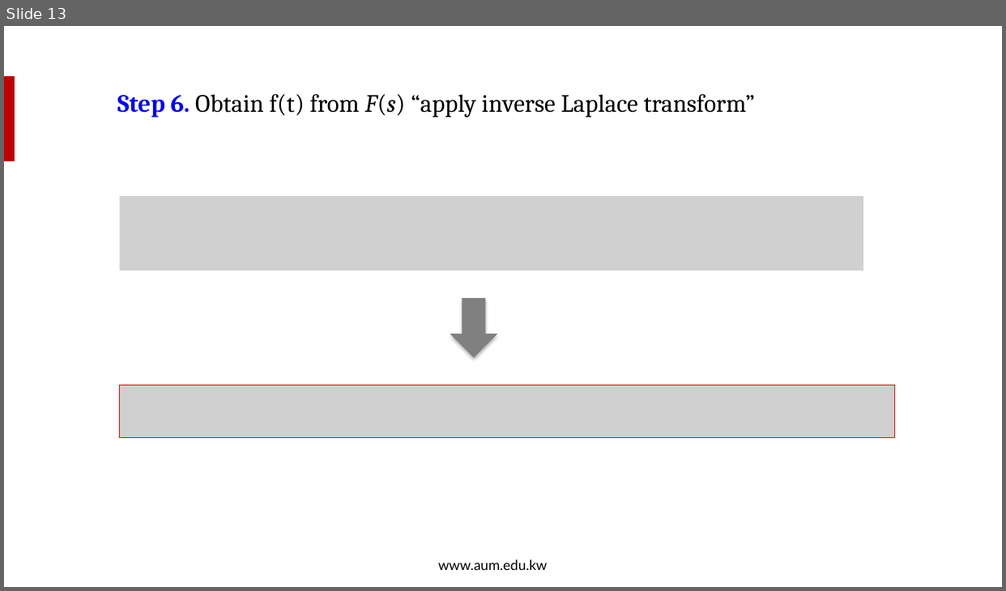
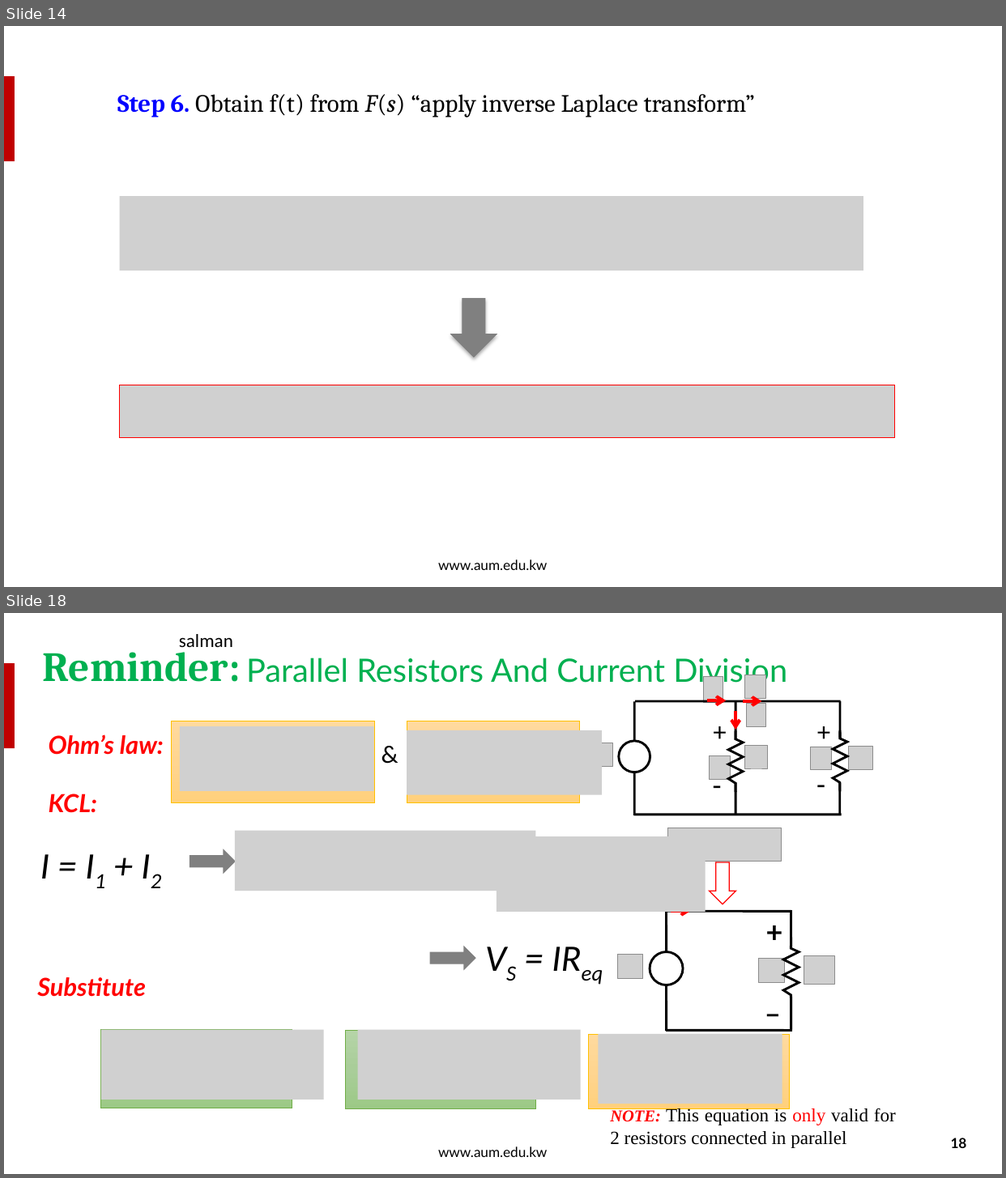
Before and after one commit to salmanrazzaq1993/AUM-WORK, a slide deck: PP WORK/Instructor Version/Week 3/Week 3 Lecture 2 - ILT.pptx. Shown one above the other, each under a label of ours: slide 13 before the commit, slides 14 and 18 after it; the slides between them are not shown. The pictures are 1006x591 and 1006x1178 pixels, drawn with LibreOffice and Linux fonts; fonts in the diff are those of the drawing; grey boxes stand for pictures; background and template pictures are left out. Boxes give left, top, right and bottom in pixels: in the first picture for what was removed or moved away, otherwise in the second. Text is boxed around its words. In the diff, an @@ line names an element or a change of style, - is before the commit and + after.

```diff
--- a/PP WORK/Instructor Version/Week 3/Week 3 Lecture 2 - ILT.pptx
+++ b/PP WORK/Instructor Version/Week 3/Week 3 Lecture 2 - ILT.pptx
@@ slide 18 added at (4,613,1002,1174), background picture (left out); not listed: 2 template elements that a slide beside it also shows @@
@@ text added at (179,634,233,653), 18 pt, text #000000 @@
+salman
@@ text added at (43,643,241,682), 40 pt, text #00B050, bold @@
+Reminder:
@@ text added at (246,658,787,688), 31 pt, text #00B050 @@
+Parallel Resistors And Current Division
@@ rectangle added at (172,721,374,803), fill gradient #FFDB9E to #FFD590 to #FFD07C, outline #FFC000 0.5 pt @@
@@ picture added at (180,726,374,791) @@
@@ rectangle added at (407,721,580,803), fill gradient #FFDB9E to #FFD590 to #FFD07C, outline #FFC000 0.5 pt @@
@@ picture added at (407,730,602,795) @@
@@ group added at (588,675,872,815): 8 pictures, 8 lines, 3 arrows, 2 texts, 2 freeform shapes, 1 ellipse @@
++
+-
++
+-
@@ text added at (49,735,164,755), 24 pt, text #FF0000, bold, italic @@
+Ohm’s law:
@@ text added at (374,735,406,772), 24 pt, text #000000 @@
+&
@@ text added at (49,794,98,813), 24 pt, text #FF0000, bold, italic @@
+KCL:
@@ picture added at (235,831,535,892) @@
@@ picture added at (668,828,782,861) @@
@@ text added at (40,854,50,879), 36 pt, text #000000, italic @@
+I = I1 + I2
@@ right arrow added at (189,850,235,873), fill #808080, outline #808080 1 pt @@
@@ picture added at (496,837,705,912) @@
@@ right arrow added at (710,862,736,905), outline #FF0000 1 pt @@
@@ group added at (617,884,835,1031): 6 lines, 4 pictures, 1 ellipse, 1 text, 1 freeform shape, 1 arrow @@
++
+_
@@ right arrow added at (431,947,475,969), fill #808080, outline #808080 1 pt @@
@@ text added at (478,931,684,983), 36 pt, text #000000, italic @@
+VS = IReq
@@ text added at (37,977,146,997), 24 pt, text #FF0000, bold, italic @@
+Substitute
@@ rectangle added at (101,1030,292,1109), fill gradient #B5D5A7 to #AACE9A to #9CC987, outline #70AD47 0.5 pt @@
@@ picture added at (101,1030,325,1101) @@
@@ rectangle added at (345,1031,536,1110), fill gradient #B5D5A7 to #AACE9A to #9CC987, outline #70AD47 0.5 pt @@
@@ picture added at (358,1030,582,1101) @@
@@ rectangle added at (588,1034,790,1110), fill gradient #FFDB9E to #FFD590 to #FFD07C, outline #FFC000 0.5 pt @@
@@ picture added at (599,1034,782,1105) @@
@@ text added at (610,1107,896,1148), 18 pt, text #000000 @@
+NOTE: This equation is only valid for 2 resistors connected in parallel
@@ page number added at (951,1138,967,1148), 13.3 pt, text #000000, bold @@
+18
@@ what was slide 13 is now slide 14 @@
```
Also in this commit, not shown: 15 slides changed, 2 other slides added.
